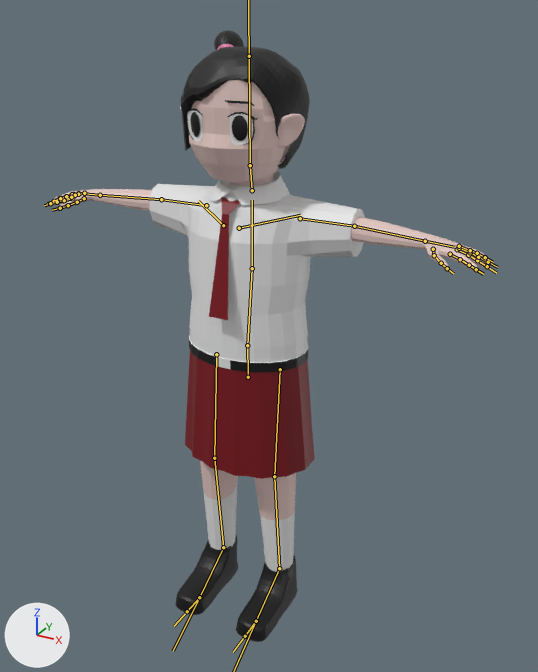
What one commit did to the FBX model Assets/Animation/3D Animasi/Siswi/SiswiIdle.fbx.
One viewpoint serves both versions: a camera (50 mm lens) standing at (2.24, -3.79, 3.96) and looking at (0.17, -0.02, 2.07). Lighting does not change. The marker at lower left points along +X, +Y and +Z. The bones that bend it are drawn over the model as lines.
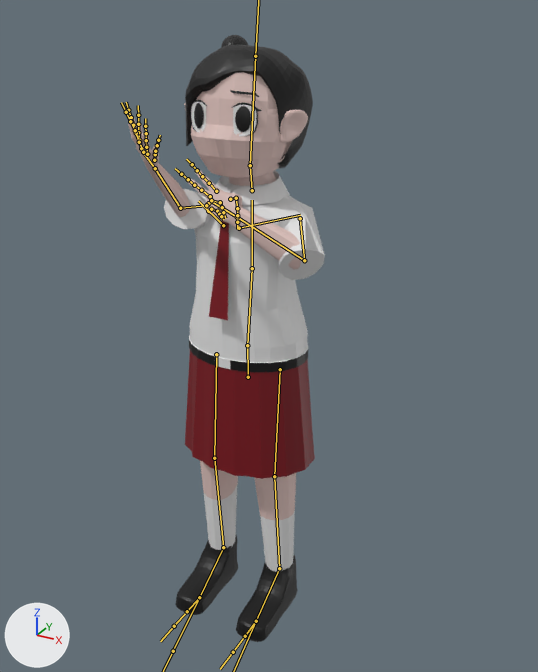
The newer file adds an action. The first version stands in its rest pose; the second is drawn at frame 29 of the action 'Armature|Armature|Armature|ArmatureAction.001|Armature|ArmatureAction.00'.

Boxes [x1, y1, x2, y2] around the edits, measured in the pictures (538 x 672 px):
```json
{"object": "Plane", "change": "posed", "before": [50, 30, 488, 642], "after": [128, 35, 325, 642], "on screen": "55% narrower"}
{"bone": "Head", "before": "(250, 165) to (249, 56)", "after": "(250, 165) to (255, 56)"}
{"bone": "UpArm.L", "before": "(300, 218) to (354, 226)", "after": "(300, 218) to (304, 260)"}
{"bone": "LowArm.L", "before": "(354, 226) to (425, 241)", "after": "(304, 260) to (237, 217)"}
{"bone": "Ring1.L", "before": "(459, 248) to (470, 252)", "after": "(208, 203) to (211, 200)"}
{"bone": "Ring2.L", "before": "(470, 252) to (478, 257)", "after": "(211, 200) to (220, 202)"}
{"bone": "Ring3.L", "before": "(478, 257) to (488, 262)", "after": "(220, 202) to (222, 207)"}
{"bone": "Pinky1.L", "before": "(459, 246) to (470, 250)", "after": "(208, 211) to (211, 209)"}
{"bone": "Pinky2.L", "before": "(470, 250) to (477, 253)", "after": "(211, 209) to (217, 211)"}
{"bone": "Pinky3.L", "before": "(477, 253) to (485, 257)", "after": "(217, 211) to (219, 214)"}
{"bone": "Thumbs1.L", "before": "(433, 249) to (434, 255)", "after": "(230, 199) to (236, 198)"}
{"bone": "Thumbs2.L", "before": "(434, 255) to (441, 263)", "after": "(236, 198) to (237, 208)"}
{"bone": "Thumbs3.L", "before": "(441, 263) to (447, 268)", "after": "(237, 208) to (237, 215)"}
{"bone": "UpArm.R", "before": "(206, 205) to (161, 199)", "after": "(206, 205) to (180, 208)"}
{"bone": "LowArm.R", "before": "(161, 199) to (100, 195)", "after": "(180, 208) to (155, 168)"}
{"bone": "Arm.R", "before": "(100, 195) to (78, 193)", "after": "(155, 168) to (144, 153)"}
```

Edits to the scene script, one JSON object a line:
```json
{"block": "bone_head", "where": "bone_head = bpy.data.objects['Armature'].pose.bones['Head']  # child of 'Neck'"}
{"op": "set", "path": "bone_head.rotation_quaternion", "old": "(1.0, 0.0, 0.0, 0.0)", "new": "(0.998, -0.064, 0.0, 0.0)", "note": "degrees (0, 0, 0) -> degrees (-7, 0, 0)"}
{"block": "bone_uparm_l", "where": "bone_uparm_l = bpy.data.objects['Armature'].pose.bones['UpArm.L']  # child of 'Shoulder.L'"}
{"op": "set", "path": "bone_uparm_l.rotation_quaternion", "old": "(1.0, 0.0, 0.0, 0.0)", "new": "(0.749, 0.251, -0.417, -0.45)", "note": "degrees (0, 0, 0) -> degrees (55, -23, -74)"}
{"block": "bone_lowarm_l", "where": "bone_lowarm_l = bpy.data.objects['Armature'].pose.bones['LowArm.L']  # child of 'UpArm.L'"}
{"op": "set", "path": "bone_lowarm_l.rotation_quaternion", "old": "(1.0, 0.0, 0.0, 0.0)", "new": "(0.537, 0.324, -0.157, -0.763)", "note": "degrees (0, 0, 0) -> degrees (38, 19, -103)"}
{"block": "bone_ring1_l", "where": "bone_ring1_l = bpy.data.objects['Armature'].pose.bones['Ring1.L']  # child of 'Arm.L'"}
{"op": "set", "path": "bone_ring1_l.rotation_quaternion", "old": "(1.0, 0.0, 0.0, 0.0)", "new": "(0.807, 0.589, -0.023, 0.04)", "note": "degrees (0, 0, 0) -> degrees (72, -5, 2)"}
{"block": "bone_ring2_l", "where": "bone_ring2_l = bpy.data.objects['Armature'].pose.bones['Ring2.L']  # child of 'Ring1.L'"}
{"op": "set", "path": "bone_ring2_l.rotation_quaternion", "old": "(1.0, 0.0, 0.0, 0.0)", "new": "(0.808, 0.589, 0.0, 0.0)", "note": "degrees (0, 0, 0) -> degrees (72, 0, 0)"}
{"block": "bone_ring3_l", "where": "bone_ring3_l = bpy.data.objects['Armature'].pose.bones['Ring3.L']  # child of 'Ring2.L'"}
{"op": "set", "path": "bone_ring3_l.rotation_quaternion", "old": "(1.0, 0.0, 0.0, 0.0)", "new": "(0.808, 0.589, 0.0, 0.0)", "note": "degrees (0, 0, 0) -> degrees (72, 0, 0)"}
{"block": "bone_pinky1_l", "where": "bone_pinky1_l = bpy.data.objects['Armature'].pose.bones['Pinky1.L']  # child of 'Arm.L'"}
{"op": "set", "path": "bone_pinky1_l.rotation_quaternion", "old": "(1.0, 0.0, 0.0, 0.0)", "new": "(0.813, 0.579, 0.057, -0.01)", "note": "degrees (0, 0, 0) -> degrees (71, 6, 3)"}
{"block": "bone_pinky2_l", "where": "bone_pinky2_l = bpy.data.objects['Armature'].pose.bones['Pinky2.L']  # child of 'Pinky1.L'"}
{"op": "set", "path": "bone_pinky2_l.rotation_quaternion", "old": "(1.0, 0.0, 0.0, 0.0)", "new": "(0.814, 0.581, 0.0, 0.0)", "note": "degrees (0, 0, 0) -> degrees (71, 0, 0)"}
{"block": "bone_pinky3_l", "where": "bone_pinky3_l = bpy.data.objects['Armature'].pose.bones['Pinky3.L']  # child of 'Pinky2.L'"}
{"op": "set", "path": "bone_pinky3_l.rotation_quaternion", "old": "(1.0, 0.0, 0.0, 0.0)", "new": "(0.814, 0.581, 0.0, 0.0)", "note": "degrees (0, 0, 0) -> degrees (71, 0, 0)"}
{"block": "bone_thumbs1_l", "where": "bone_thumbs1_l = bpy.data.objects['Armature'].pose.bones['Thumbs1.L']  # child of 'Arm.L'"}
{"op": "set", "path": "bone_thumbs1_l.rotation_quaternion", "old": "(1.0, 0.0, 0.0, 0.0)", "new": "(0.768, 0.612, -0.028, 0.189)", "note": "degrees (0, 0, 0) -> degrees (75, -16, 15)"}
{"block": "bone_thumbs2_l", "where": "bone_thumbs2_l = bpy.data.objects['Armature'].pose.bones['Thumbs2.L']  # child of 'Thumbs1.L'"}
{"op": "set", "path": "bone_thumbs2_l.rotation_quaternion", "old": "(1.0, 0.0, 0.0, 0.0)", "new": "(0.794, 0.608, 0.0, 0.0)", "note": "degrees (0, 0, 0) -> degrees (75, 0, 0)"}
{"block": "bone_thumbs3_l", "where": "bone_thumbs3_l = bpy.data.objects['Armature'].pose.bones['Thumbs3.L']  # child of 'Thumbs2.L'"}
{"op": "set", "path": "bone_thumbs3_l.rotation_quaternion", "old": "(1.0, 0.0, 0.0, 0.0)", "new": "(0.794, 0.608, 0.0, 0.0)", "note": "degrees (0, 0, 0) -> degrees (75, 0, 0)"}
{"block": "bone_uparm_r", "where": "bone_uparm_r = bpy.data.objects['Armature'].pose.bones['UpArm.R']  # child of 'Shoulder.R'"}
{"op": "set", "path": "bone_uparm_r.rotation_quaternion", "old": "(1.0, 0.0, 0.0, 0.0)", "new": "(0.395, 0.551, 0.53, 0.51)", "note": "degrees (0, 0, 0) -> degrees (100, -8, 95)"}
{"block": "bone_lowarm_r", "where": "bone_lowarm_r = bpy.data.objects['Armature'].pose.bones['LowArm.R']  # child of 'UpArm.R'"}
{"op": "set", "path": "bone_lowarm_r.rotation_quaternion", "old": "(1.0, 0.0, 0.0, 0.0)", "new": "(0.983, 0.168, -0.039, 0.057)", "note": "degrees (0, 0, 0) -> degrees (19, -5, 6)"}
{"block": "bone_arm_r", "where": "bone_arm_r = bpy.data.objects['Armature'].pose.bones['Arm.R']  # child of 'LowArm.R'"}
{"op": "set", "path": "bone_arm_r.rotation_quaternion", "old": "(1.0, 0.0, 0.0, 0.0)", "new": "(0.885, 0.005, 0.465, 0.022)", "note": "degrees (0, 0, 0) -> degrees (3, 55, 4)"}
```
